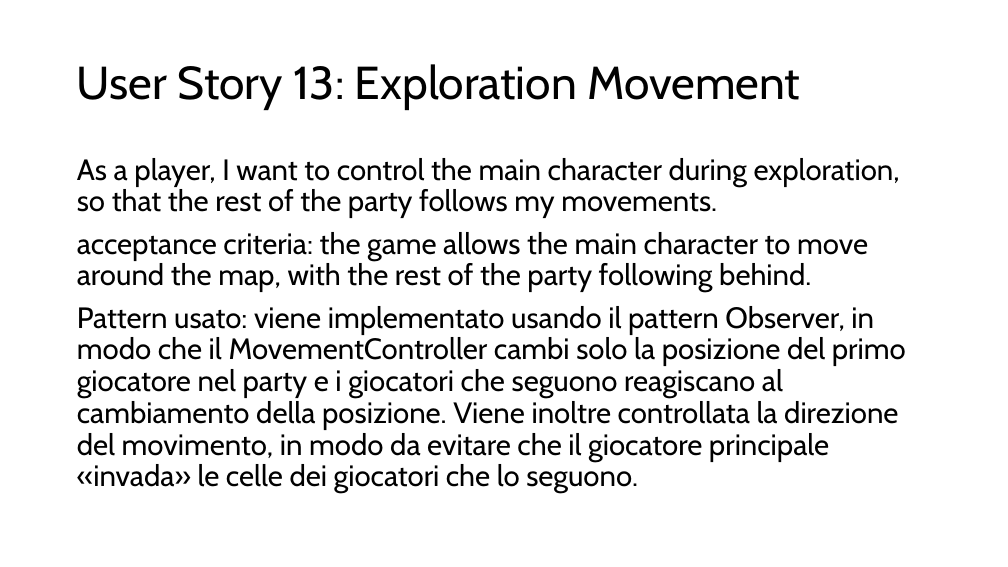
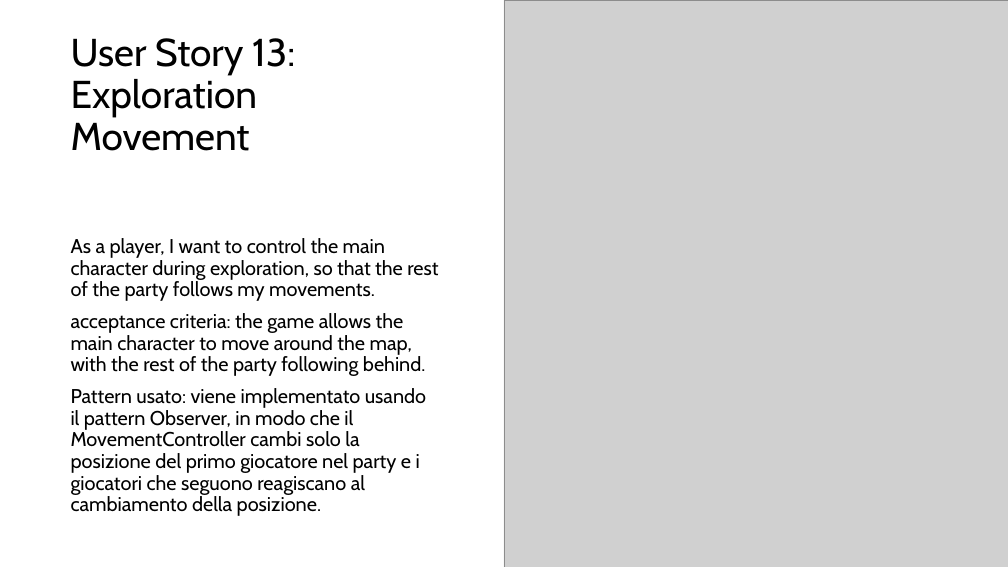
Before and after one commit to samMM-cs/iss-team2, a slide deck: slide 11 of Revisione1 .pptx. Drawn at 1008x567 pixels with LibreOffice and Linux fonts; fonts in the diff are those of the drawing; grey boxes stand for pictures. Boxes give left, top, right and bottom in pixels: in the first picture for what was removed or moved away, otherwise in the second. Text is boxed around its words. In the diff, an @@ line names an element or a change of style, - is before the commit and + after.

```diff
--- a/Revisione1 .pptx
+++ b/Revisione1 .pptx
@@ rectangle added at box(0, 0, 705, 189), fill #FFFFFF @@
@@ title "User Story 13: Exploration Movement": place and size @@
-title "User Story 13: Exploration Movement" at box(77, 64, 800, 110)
+title "User Story 13: Exploration Movement" at box(71, 38, 295, 151)
@@ title "User Story 13: Exploration Movement" at box(71, 38, 295, 151): size 44 to 37 pt @@
@@ picture added at box(504, 0, 1008, 567) @@
@@ text "As a player, I want ...": place and size @@
-text "As a player, I want ..." at box(77, 158, 906, 494)
+text "As a player, I want ..." at box(71, 238, 438, 516)
@@ text "As a player, I want ..." at box(71, 238, 438, 516): vertical alignment top to middle @@
@@ text at box(71, 238, 438, 376): size 28 to 19 pt in "As a player, I want to control ...", "acceptance criteria: the game allows the main ..." @@
@@ text at box(71, 388, 426, 516): text changed; size 28 to 19 pt @@
-Pattern usato: viene implementato usando il pattern Observer, in modo che il MovementController cambi solo la posizione del primo giocatore nel party e i giocatori che seguono reagiscano al cambiamento della posizione. Viene inoltre controllata la direzione del movimento, in modo da evitare che il giocatore principale «invada» le celle dei giocatori che lo seguono.
+Pattern usato: viene implementato usando il pattern Observer, in modo che il MovementController cambi solo la posizione del primo giocatore nel party e i giocatori che seguono reagiscano al cambiamento della posizione.
```
Also in this commit, not shown: 1 other slide changed, 2 other files.
